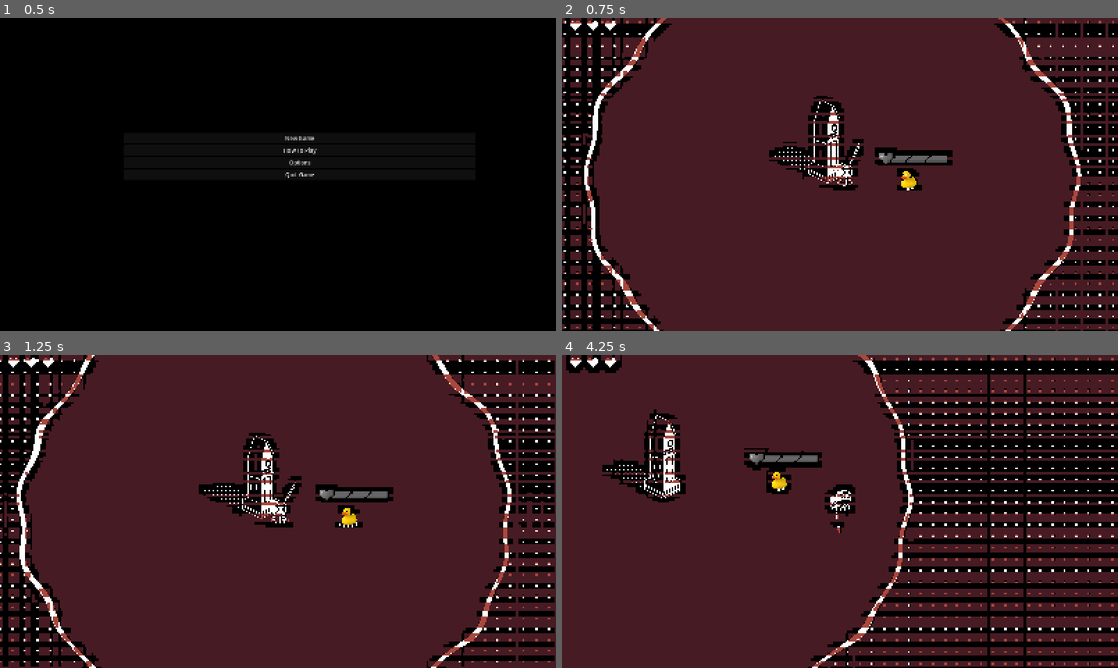
Above: before the commit, frames 1-4 (two rows, left to right).
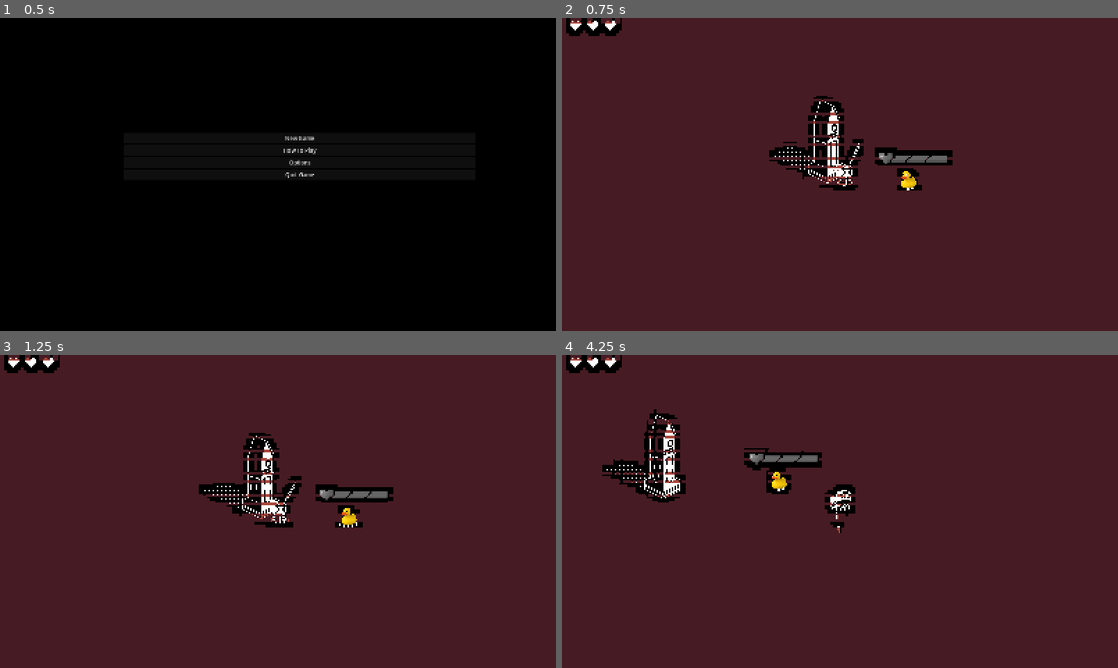
Above: after the commit, the same moments.

Repository: arrowira/shrine2Cjam
Game: Godot game, scene res://Scenes/main_menu.tscn
Two runs of this game, one before a commit and one after it. Both use one fixed random seed, a clock stepped at 60 frames per second and the inputs below. The engine's default icon, where the game draws it, is replaced by a stand-in: a white triangle on a blue panel in a dark square.
Inputs (mouse positions are in pixels of both pictures, inside the frame that each line leads up to):
- Up to frame 1 (0.5 s): no input
- Up to frame 2 (0.75 s): click "New Game" at 0.5 s
- Up to frame 3 (1.25 s): no input
- Up to frame 4 (4.25 s): move the mouse to (962, 495) at 1.27 s; hold Right (right) 1.28-2.03 s; click (962, 495) at 1.35 s; move the mouse to (728, 527) at 2.02 s; hold Down (down) 2.03-2.78 s; right-click (728, 527) at 2.1 s; move the mouse to (895, 442) at 2.77 s; hold Right (right) 2.78-3.53 s; tap Space (dash) at 2.85 s; move the mouse to (812, 574) at 3.52 s; hold Up (up) from 3.53 s (still down); click (812, 574) at 3.6 s

Frame 1 is identical in both runs. In frame 2, 14% of the frame differs, in the area x 0-100%, y 0-100%; in frame 3, 13%; in frame 4, 23%, in the area x 44-100%, y 0-100%.

Commit message:
fisheye shader

Diff:
--- /dev/null
+++ b/shrine-jam/FishEye.gdshader
@@ -0,0 +1,20 @@
+shader_type canvas_item;
+uniform sampler2D screenTexture : hint_screen_texture, filter_linear_mipmap;
+void vertex() {
+	// Called for every vertex the material is visible on.
+}
+
+void fragment() {
+	float d = pow(pow(UV.x-0.5,2) + pow(UV.y-0.5,2), 0.5);
+	float dFactor = (d)/(d+0.005);
+	float sx = SCREEN_UV.x * dFactor;
+	float sy = SCREEN_UV.y * dFactor;
+	vec4 underColor = texture(screenTexture,vec2(sx, sy));
+
+	COLOR = underColor;
+}
+
+//void light() {
+//	// Called for every pixel for every light affecting the CanvasItem.
+//	// Uncomment to replace the default light processing function with this one.
+//}
--- a/shrine-jam/Scenes/main.tscn
+++ b/shrine-jam/Scenes/main.tscn
@@ -3,11 +3,15 @@
 [ext_resource type="PackedScene" uid="uid://d0v0l1p4dt5s4" path="res://Scenes/player.tscn" id="1_jjgbg"]
 [ext_resource type="Script" uid="uid://tu2dr1eagyqt" path="res://scripts/GameManager.gd" id="1_jjvhh"]
 [ext_resource type="Shader" uid="uid://btwgxlt0404ch" path="res://shrine_border.gdshader" id="2_6bp64"]
+[ext_resource type="Shader" uid="uid://bcdka20ka3w8o" path="res://FishEye.gdshader" id="2_344ge"]
 [ext_resource type="Script" uid="uid://cjw3vbayvst71" path="res://scripts/shrine_border.gd" id="3_344ge"]
 [ext_resource type="PackedScene" uid="uid://qi6rs36koad5" path="res://Scenes/sorcerer.tscn" id="4_jjvhh"]
 [ext_resource type="PackedScene" uid="uid://c52p3eho210at" path="res://Scenes/shrine.tscn" id="5_kry3j"]
 [ext_resource type="Shader" uid="uid://d4nfsp1lxa2e8" path="res://colorapplication.gdshader" id="6_21xkr"]
 [ext_resource type="Script" uid="uid://bpn586u6aqxm5" path="res://scripts/HeartManager.gd" id="7_6bp64"]
+
+[sub_resource type="ShaderMaterial" id="ShaderMaterial_344ge"]
+shader = ExtResource("2_344ge")
 
 [sub_resource type="ShaderMaterial" id="ShaderMaterial_k3uy8"]
 shader = ExtResource("2_6bp64")
@@ -21,7 +25,16 @@
 [node name="Main" type="Node2D" unique_id=1040881665]
 script = ExtResource("1_jjvhh")
 
+[node name="FishEye" type="ColorRect" parent="." unique_id=2031992868]
+z_index = -500
+material = SubResource("ShaderMaterial_344ge")
+offset_left = -7139.0
+offset_top = -6584.0
+offset_right = 7340.0
+offset_bottom = 6581.0
+
 [node name="ShrineBorder" type="ColorRect" parent="." unique_id=120893510]
+visible = false
 material = SubResource("ShaderMaterial_k3uy8")
 offset_left = -7088.0
 offset_top = -6384.0
--- /dev/null
+++ b/shrine-jam/Scenes/sorcerer_ghost.tscn
@@ -0,0 +1,3 @@
+[gd_scene format=3 uid="uid://xat0ko75skw8"]
+
+[node name="SorcererGhost" type="Node2D" unique_id=1534764734]
--- /dev/null
+++ b/shrine-jam/scripts/ghost.gd
@@ -0,0 +1,11 @@
+extends Node2D
+
+
+# Called when the node enters the scene tree for the first time.
+func _ready() -> void:
+	pass # Replace with function body.
+
+
+# Called every frame. 'delta' is the elapsed time since the previous frame.
+func _process(delta: float) -> void:
+	pass
Not shown, added: shrine-jam/FishEye.gdshader.uid
Not shown, added: shrine-jam/scripts/ghost.gd.uid
